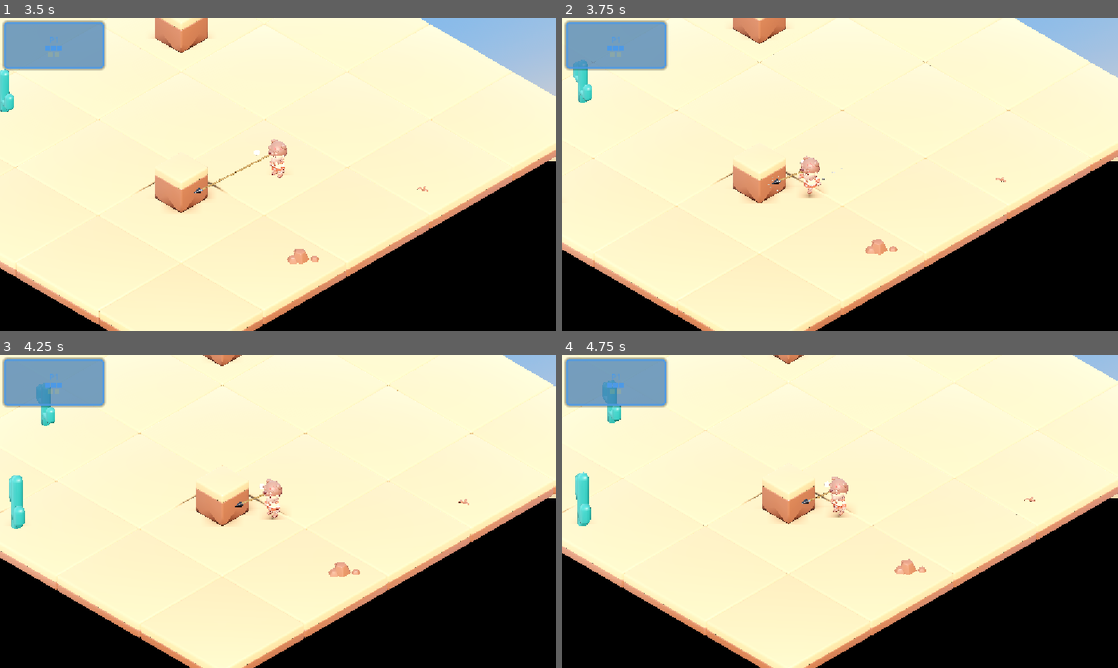
Above: before the commit, frames 1-4 (two rows, left to right).
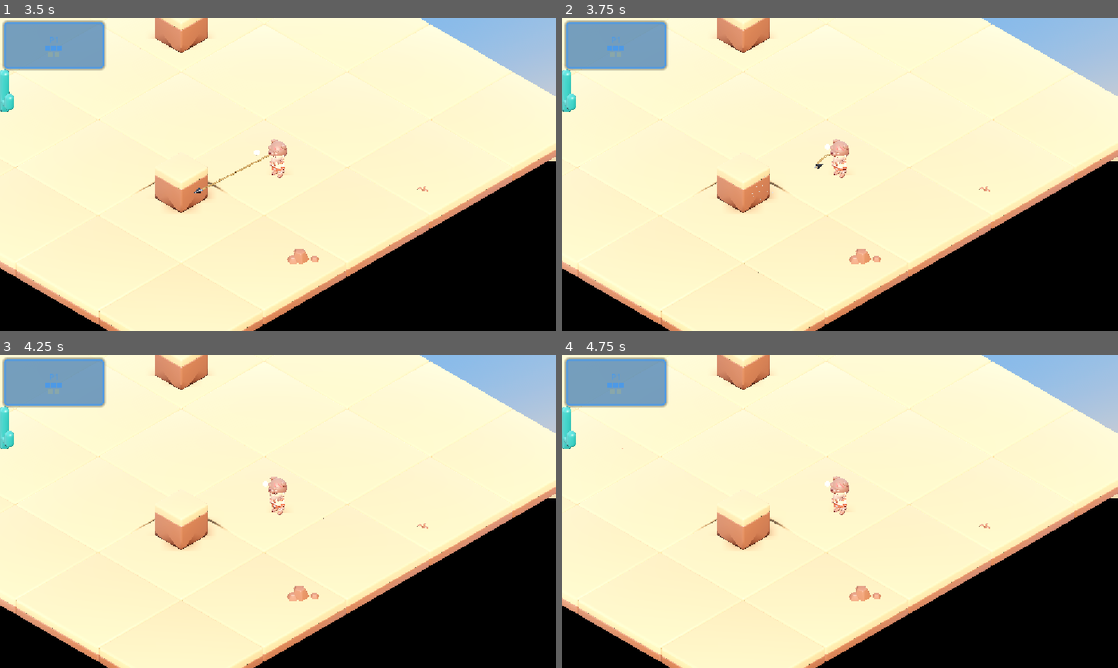
Above: after the commit, the same moments.

Repository: haotsai101/ropedart-arena
Game: Godot game, scene res://tests/test_player_map_boundary.tscn
Two runs of this game, one before a commit and one after it. Both use one fixed random seed, a clock stepped at 60 frames per second and the inputs below. This scene is started directly instead of the project's main scene.
Inputs (mouse positions are in pixels of both pictures, inside the frame that each line leads up to):
- Up to frame 1 (3.5 s): tap Enter (ui_accept) at 0.5, 0.77 s; move the mouse to (250, 237) at 0.52 s; hold Up (ui_up) 0.53-1.25 s; tap R at 0.6 s; click (250, 237) at 0.67 s; drag from (444, 221) to (250, 237) at 1.27 s; move the mouse to (111, 127) at 2.02 s; hold Left (ui_left) 2.03-2.75 s; tap N at 2.1 s; drag from (305, 174) to (111, 127) at 2.77 s
- Up to frame 2 (3.75 s): move the mouse to (756, 96) at 3.52 s; hold Down (ui_down) from 3.53 s (still down); hold Shift from 3.53 s (still down)
- Up to frame 3 (4.25 s): keep holding Down (ui_down); keep holding Shift; tap Enter (ui_accept) at 3.77 s
- Up to frame 4 (4.75 s): release Down (ui_down) at 4.25 s; release Shift at 4.25 s; drag from (962, 495) to (756, 433) at 4.27 s

Frame 1 is identical in both runs. In frame 2, 6.7% of the frame differs, in the area x 0-100%, y 0-100%; in frame 3, 12%; in frame 4, 12%.

Commit message:
feat: Phase 7 (bonus) -- mobility pendulum-swing / slingshot release
Last item on the implementation plan. Pendulum swinging around an
Embedded anchor was already implicitly working (the leash clamp only
ever cancels outward-radial velocity, never tangential), so the only
missing piece was a release action that preserves momentum instead of
just staying capped by the leash forever.

Wired onto Dash, context-sensitive on dart state (same shared-button
pattern used throughout this project): normal ground burst everywhere
else, but while Embedded it captures current velocity as a boosted
launch (x1.8) and triggers Recall at the same instant so the leash stops
capping the player's speed mid-flight. Works the same whether the
momentum came from circling the anchor (Pendulum Swing) or running
straight out against the taut rope (Slingshot) -- one mechanism, not two.

Caught and fixed a real bug before landing: naively reading velocity at
the instant of release gave a silent zero-speed launch specifically for
the slingshot case, since the leash zeroes the entire velocity vector
(not just its outward component) once it's fully radial at the rope's
limit -- confirmed by direct measurement, not assumed. Fixed by falling
back to the current tick's freshly-commanded velocity only in that
specific degenerate case, while still preferring the leash-curved actual
velocity for the pendulum case (which needs it -- measured a real ~30
degree drift between raw input direction and true velocity direction
while circling).

Co-Authored-By: Claude Sonnet 5 <noreply@anthropic.com>
Claude-Session: https://claude.ai/code/session_015zx4Wx2ArBYcV2XAB4BsBr

Diff:
--- a/scripts/player.gd
+++ b/scripts/player.gd
@@ -61,6 +61,19 @@
 const DASH_SPEED: float = 20.0
 const DASH_DURATION: float = 0.15
 const DASH_COOLDOWN: float = 0.25
+
+## Task #38 (Mobility -- Grapple/Pendulum Swing/Slingshot, docs/project.md):
+## while EMBEDDED, the shared Dash button is repointed to a "momentum
+## release" instead of a ground burst -- capture whatever velocity the
+## player already has (tangential from circling the anchor == Pendulum
+## Swing, radial-outward from running straight against the taut rope ==
+## Slingshot, same underlying mechanism either way per the GDD) and boost
+## its magnitude by this multiplier rather than snapping to a fixed
+## direction/speed the way a normal ground dash does. Reuses the existing
+## DASH_SPEED/_DURATION/_COOLDOWN system wholesale (see the dash-activation
+## block in _physics_process()) -- only the captured direction and the
+## resulting speed differ from a normal dash.
+const MOMENTUM_RELEASE_BOOST_MULT: float = 1.8
 const WALK_ANIM_SPEED: float = 2.0
 ## Half-extent of the platform on the XZ plane — must match the ground
 ## PlaneMesh/BoxShape3D size (30x30) in scenes/main.tscn. Stepping past this
@@ -397,6 +410,12 @@
 var _is_dashing: bool = false
 var _dash_dir: Vector2 = Vector2.ZERO
 var _prev_dash: bool = false
+## Speed used by the dash-active velocity branch below -- DASH_SPEED for a
+## normal ground dash, or a per-launch boosted value for a Task #38 momentum
+## release (see MOMENTUM_RELEASE_BOOST_MULT's own comment). Reset to
+## DASH_SPEED at the top of every fresh dash activation so a normal dash
+## right after a momentum release never inherits a stale boosted value.
+var _dash_speed: float = DASH_SPEED
 ## Task #34: brief trail/streak VFX while dashing -- a continuous (one_shot =
 ## false) GPUParticles3D toggled on/off around the dash's own DASH_DURATION
 ## window (see the dash-activation and dash-duration-countdown blocks in
@@ -846,11 +865,86 @@
 	if not _is_dashing and _dash_cooldown_timer <= 0.0:
 		var dash_held: bool = _get_dash_pressed()
 		if dash_held and not _prev_dash and not _movement_locked_now:
-			var dash_dir: Vector2 = move_input if move_input.length() > 0.1 else _facing_dir
+			# Task #38: while EMBEDDED, Dash is repointed to a momentum
+			# release (Pendulum Swing / Slingshot) instead of a normal ground
+			# burst -- same shared button, disambiguated by dart.state, same
+			# pattern as Throw/Recall/Redirect and Slash/Kick elsewhere in
+			# this project. _movement_locked_now above already excludes
+			# CHARGING and holding-to-redirect, so this only ever fires while
+			# genuinely EMBEDDED and not mid-hold, per the GDD.
+			var dart_embedded_now: bool = dart != null and is_instance_valid(dart) and dart.state == DART_STATE_EMBEDDED
+			if dart_embedded_now:
+				# `velocity` here is left over from the END of the PREVIOUS
+				# physics tick, already run through
+				# _apply_rope_leash_velocity_clamp() -- for the tangential/
+				# circling (Pendulum) case this is exactly right and MUST be
+				# preferred: the leash only ever strips the outward-radial
+				# component, so as the player sweeps around the anchor
+				# `velocity`'s direction correctly curves to track the true
+				# instantaneous tangent, which a fixed/raw held-input
+				# direction alone would NOT (measured: after a 40-tick
+				# circling sweep with a constant world-space move_input, the
+				# true post-clamp velocity direction had already rotated
+				# ~30deg off the original input direction -- using raw input
+				# instead of measured velocity would launch the player off at
+				# a stale angle, not the direction they're actually curving
+				# along).
+				#
+				# BUT for the radial/straight-out (Slingshot) case -- the
+				# GDD's own DoD explicitly requires this to work ("run
+				# straight out against the taut rope, then Dash") -- a
+				# headless probe driving the real player/dart state machine
+				# (pure radial-outward move_input held against a taut
+				# EMBEDDED anchor for 20+ ticks) measured `velocity` settling
+				# to a *persistent* exact zero from the second tick onward:
+				# once at/beyond rope_length, the leash cancels the ENTIRE
+				# freshly-commanded outward velocity every tick (it's 100%
+				# radial, so "the outward component" being projected out IS
+				# the whole vector) -- so by the time a player has been
+				# holding straight into the taut rope for more than an
+				# instant, `velocity` alone reads 0 and this mechanic would
+				# silently do nothing.
+				#
+				# Fix: prefer measured `velocity` whenever it's meaningfully
+				# non-zero (the correct, curve-accurate answer for circling,
+				# and for any other case where the player still has real
+				# motion); fall back to the CURRENT tick's freshly-computed
+				# commanded velocity (mirrors the "--- Velocity ---" block's
+				# own move_input -> velocity formula below) only in the
+				# specific degenerate case the leash has fully zeroed actual
+				# velocity but the player is still actively pushing outward --
+				# exactly the sustained-slingshot steady state, and nothing
+				# else.
+				var actual_vel2d := Vector2(velocity.x, velocity.z)
+				var actual_speed: float = actual_vel2d.length()
+				var release_vel2d: Vector2 = actual_vel2d
+				if actual_speed <= 0.1:
+					var commanded_move: Vector2 = move_input
+					if commanded_move.length() > 1.0:
+						commanded_move = commanded_move.normalized()
+					var trip_mult_now: float = TRIP_SPEED_MULT if _trip_timer > 0.0 else 1.0
+					release_vel2d = commanded_move * move_speed * trip_mult_now
+				var current_speed: float = release_vel2d.length()
+				# Falls back to facing direction only in the fully degenerate
+				# case of releasing from a genuine standstill (no velocity
+				# AND no movement input at all at the instant of release).
+				var release_dir: Vector2 = release_vel2d / current_speed if current_speed > 0.1 else _facing_dir
+				_dash_dir = release_dir.normalized()
+				_dash_speed = current_speed * MOMENTUM_RELEASE_BOOST_MULT
+				# Unanchor the dart into RETURNING NOW, same tick, so the
+				# leash's outward-radial clamp (_apply_rope_leash_velocity_
+				# clamp(), gated on dart.state == EMBEDDED) stops running
+				# starting next tick and this boosted velocity is actually
+				# free to carry the player away instead of being immediately
+				# capped back to the rope's radius.
+				dart.begin_recall()
+			else:
+				var dash_dir: Vector2 = move_input if move_input.length() > 0.1 else _facing_dir
+				_dash_dir = dash_dir.normalized()
+				_dash_speed = DASH_SPEED
 			_is_dashing = true
 			_dash_timer = DASH_DURATION
 			_dash_cooldown_timer = DASH_COOLDOWN
-			_dash_dir = dash_dir.normalized()
 			Sfx.play_dash()
 			if _dash_trail != null:
 				_dash_trail.emitting = true
@@ -858,7 +952,7 @@
 
 	# --- Velocity ---
 	if _is_dashing:
-		velocity = Vector3(_dash_dir.x, 0.0, _dash_dir.y) * DASH_SPEED
+		velocity = Vector3(_dash_dir.x, 0.0, _dash_dir.y) * _dash_speed
 	elif _knockback_timer > 0.0:
 		# Kick knockback: same "scripted state overrides normal input" shape
 		# as dash above, just driven by apply_kick_knockback() instead of this
@@ -1769,6 +1863,7 @@
 	_dash_timer = 0.0
 	_dash_cooldown_timer = 0.0
 	_prev_dash = false
+	_dash_speed = DASH_SPEED
 	_knockback_timer = 0.0
 	_knockback_dir = Vector2.ZERO
 	_melee_cooldown_timer = 0.0
Not shown, changed: docs/implementation-plan.md
Not shown, changed: docs/project.md
